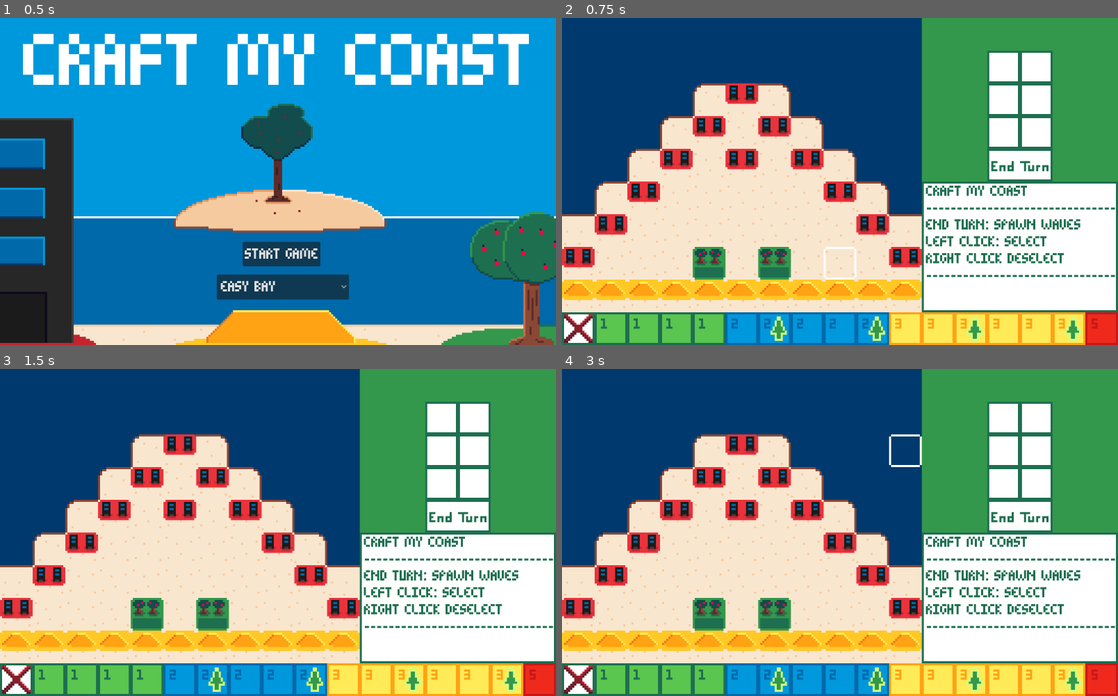
Above: before the commit, frames 1-4 (two rows, left to right).
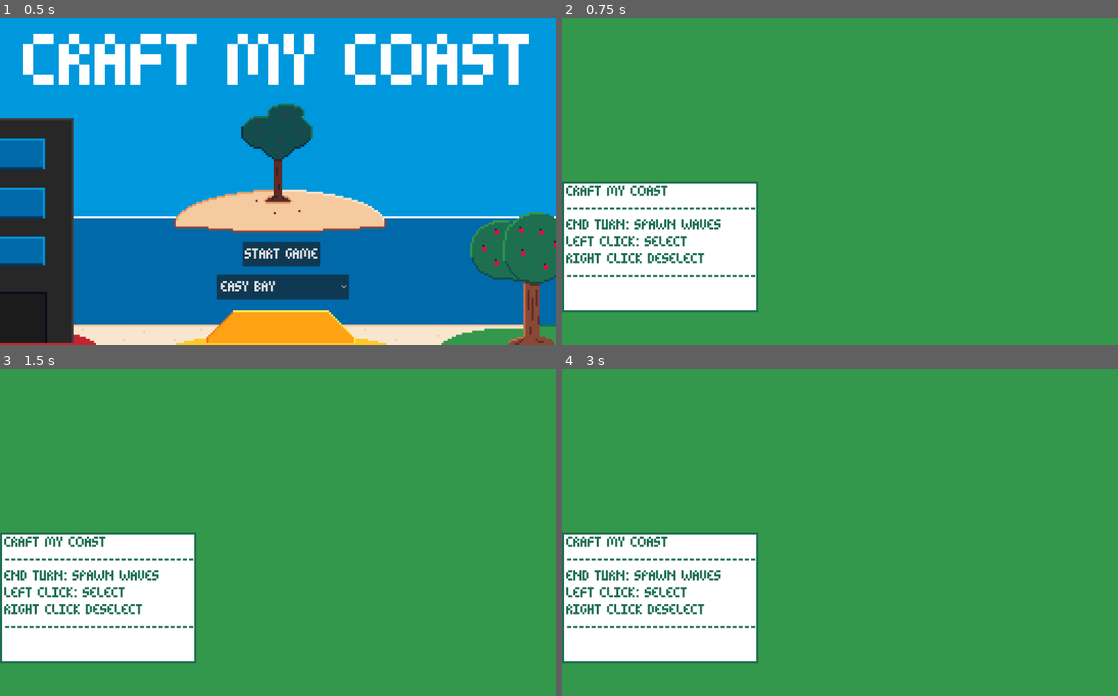
Above: after the commit, the same moments.

Repository: findeevy/CraftMyShore
Game: Godot game, scene res://main_menu.tscn
Same seed, same stepped clock (60 frames per second), same inputs: the game is played once before the commit and once after it.
Inputs (mouse positions are in pixels of both pictures, inside the frame that each line leads up to):
- Up to frame 1 (0.5 s): no input
- Up to frame 2 (0.75 s): click "START GAME" at 0.5 s
- Up to frame 3 (1.5 s): tap Enter at 1.25 s; move the mouse to (400, 516) at 1.27 s; click (400, 516) at 1.35 s
- Up to frame 4 (3 s): tap Space at 2 s; move the mouse to (728, 548) at 2.02 s; click (728, 548) at 2.1 s; tap Enter at 2.75 s; move the mouse to (895, 460) at 2.77 s; right-click (895, 460) at 2.85 s

Frame 1 is identical in both runs. In frame 2, 87% of the frame differs, in the area x 0-100%, y 0-100%; in frame 3, 87%; in frame 4, 87%.
Error after the commit: Parse Error: Function "Download_File()" not found in base self. (res://Scenes/game_board.gd:39)

Commit message:
Update game_board.gd

Diff:
--- a/Scenes/game_board.gd
+++ b/Scenes/game_board.gd
@@ -18,9 +18,6 @@
 
 func _process(delta):
 	pass
-func Download_File(_img,_filename):
-	var buf = _img.save_png_to_buffer()
-	JavaScriptBridge.download_buffer(buf,_filename+".png")
 func _input(event):
 	if Input.is_action_just_pressed("Click"):
 		if Controller.tick_counter == Controller.tick_array.size() - 1:
@@ -132,6 +129,10 @@
 	check_grass_absorb(col)
 	check_destroy_city(col)
 
+func download_file(_img,_filename):
+	var buf = _img.save_png_to_buffer()
+	JavaScriptBridge.download_buffer(buf,_filename+".png")
+
 func try_spawn_plants():
 	for r in Controller.board_height:
 		for c in Controller.board_length:
